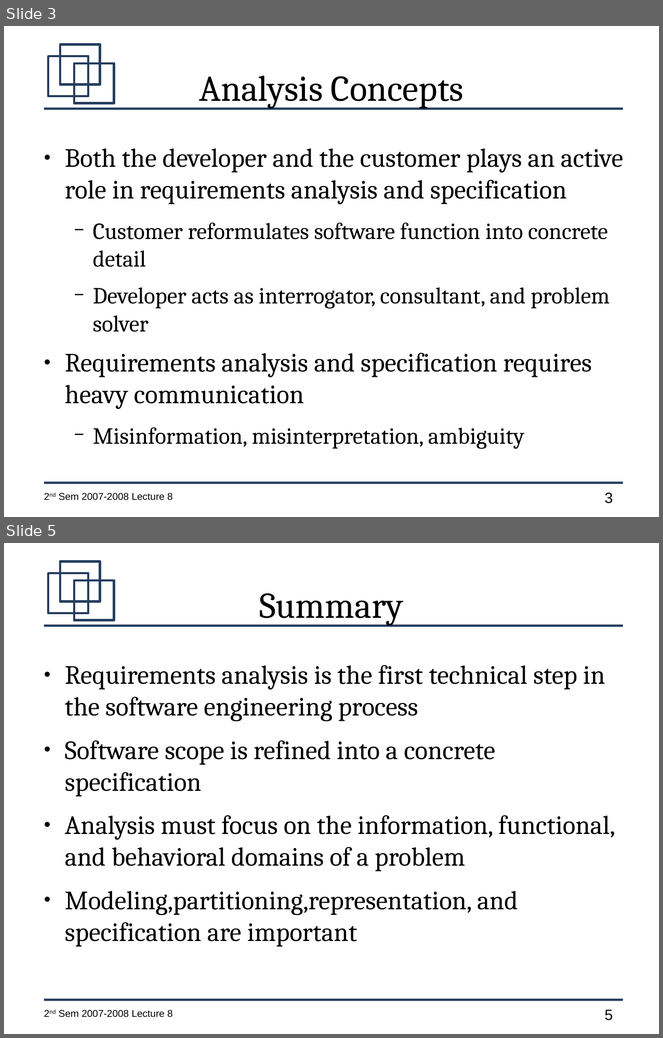
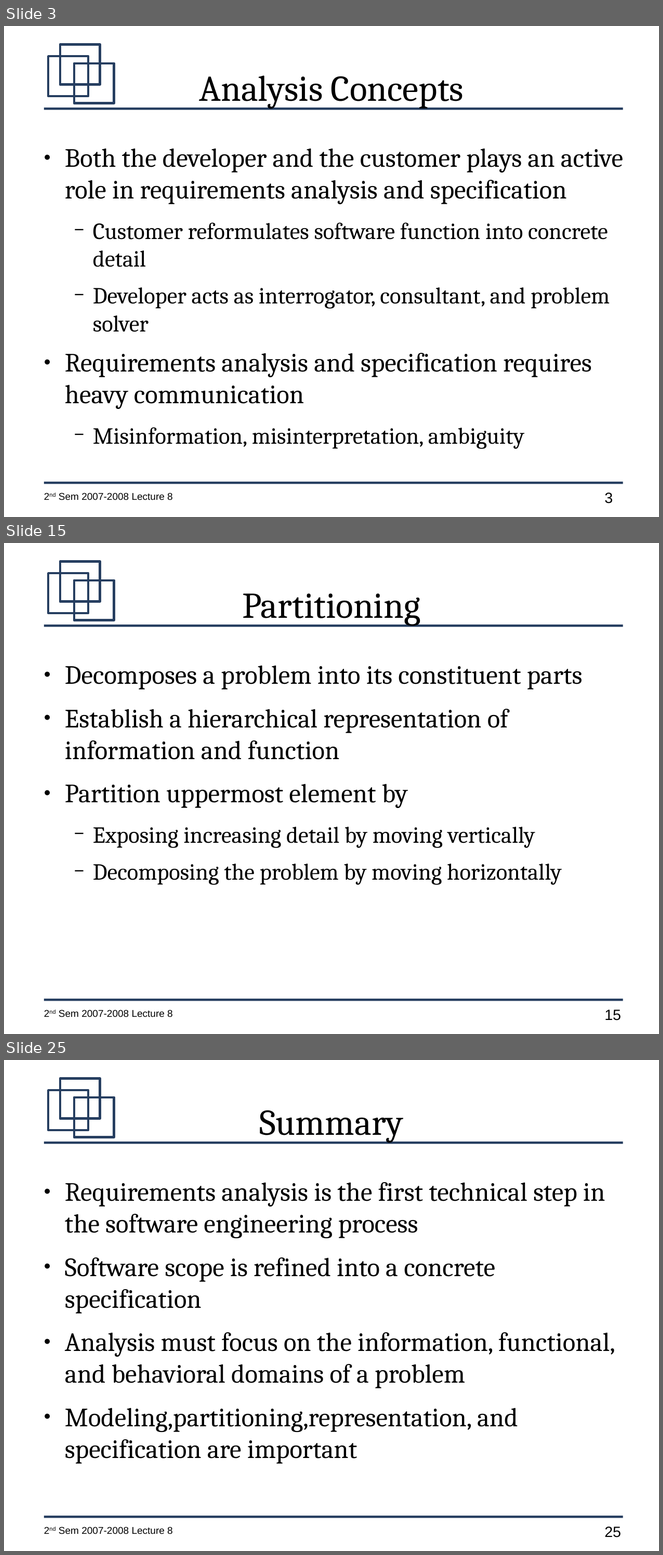
Before and after one commit to jachermocilla/jach-homepage, a slide deck: CMSC128-2nd-Sem-2007-L9.odp. Shown one above the other, each under a label of ours: slides 3 and 5 before the commit, slides 3, 15 and 25 after it; the slides between them are not shown. The pictures are 663x1038 and 663x1555 pixels, drawn with LibreOffice and Linux fonts; fonts in the diff are those of the drawing. Boxes give left, top, right and bottom in pixels: in the first picture for what was removed or moved away, otherwise in the second. Text is boxed around its words. In the diff, an @@ line names an element or a change of style, - is before the commit and + after.

```diff
--- a/CMSC128-2nd-Sem-2007-L9.odp
+++ b/CMSC128-2nd-Sem-2007-L9.odp
@@ slide 15 added at [4, 543, 659, 1034], background #FFFFFF; not listed: 7 template elements that a slide beside it also shows @@
@@ title added at [242, 593, 421, 626], 44 pt, text #000000 @@
+Partitioning
@@ text added at [65, 665, 583, 885], 32 pt, text #000000 @@
+● Decomposes a problem into its constituent parts
+● Establish a hierarchical representation of information and function
+● Partition uppermost element by
+  − Exposing increasing detail by moving vertically
+  − Decomposing the problem by moving horizontally
@@ what was slide 5 is now slide 25 @@
@@ page number at [605, 1527, 621, 1538]: text changed @@
-5
+25
```
Also in this commit, not shown: 1 slide changed, 19 other slides added.
